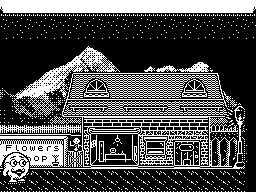
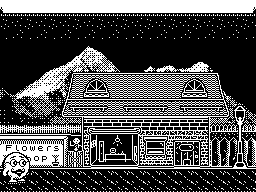
Layer changes from the first 256x192 image to the second:
removed layer "Lamp Shadow Black" over (248, 112, 256, 192)
removed layer "Lamp Shadow Horizontal" over (240, 112, 248, 192)
removed layer "Lamp Shadow Corner" over (240, 104, 248, 112)
hid "Lamp_P1" over (225, 106, 255, 128)
added layer "Lamp_Switched_Off" above "Lamp_P2" over (233, 106, 247, 128)
